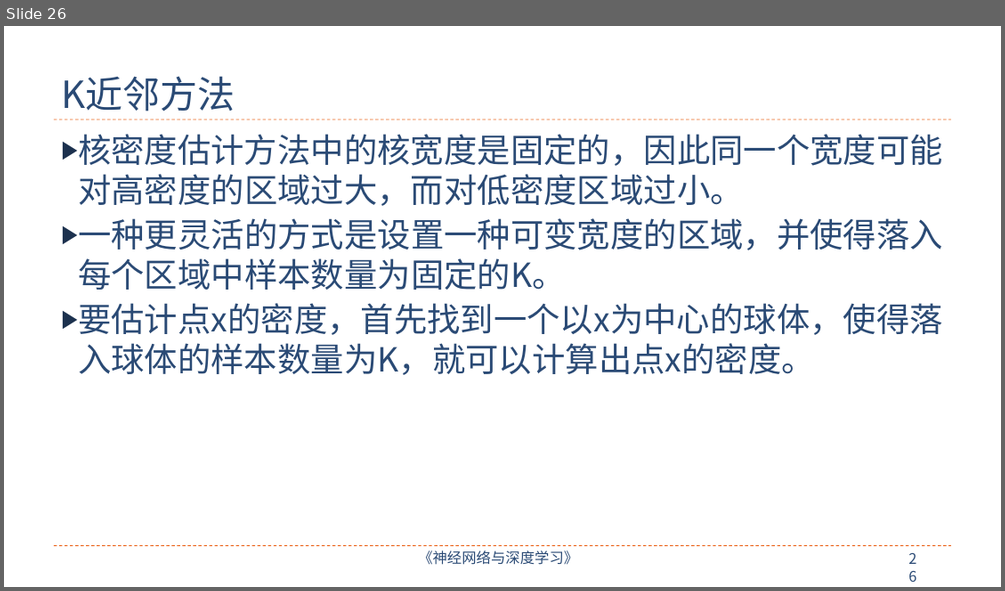
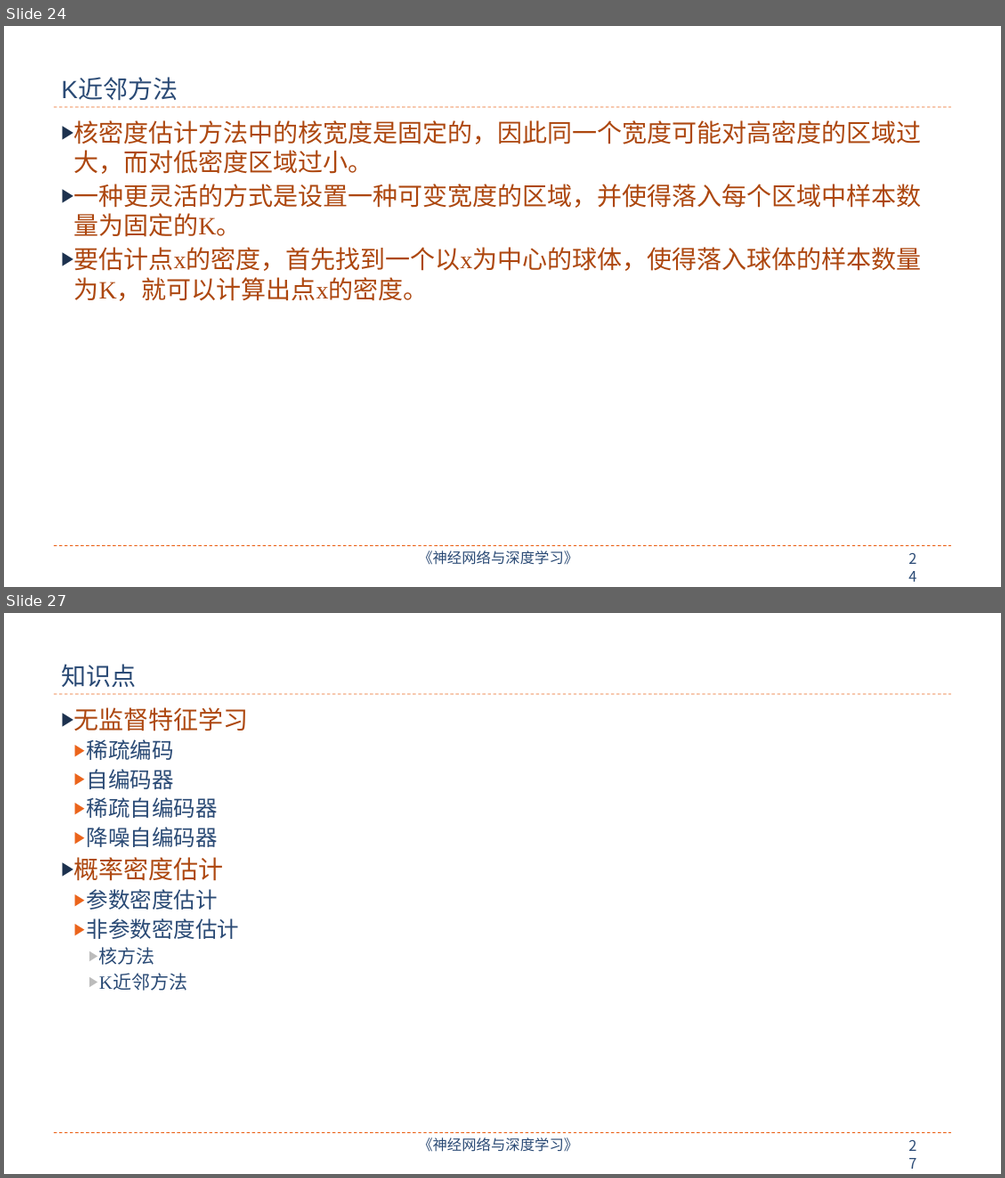
Before and after one commit to nndl/nndl.github.io, a slide deck: ppt/chap-无监督学习.pptx. Shown one above the other, each under a label of ours: slide 26 before the commit, slides 24 and 27 after it; the slides between them are not shown. The pictures are 1005x591 and 1005x1178 pixels, drawn with LibreOffice and Linux fonts; fonts in the diff are those of the drawing. Boxes give left, top, right and bottom in pixels: in the first picture for what was removed or moved away, otherwise in the second. Text is boxed around its words. In the diff, an @@ line names an element or a change of style, - is before the commit and + after.

```diff
--- a/ppt/chap-无监督学习.pptx
+++ b/ppt/chap-无监督学习.pptx
@@ slide 27 added at box(4, 613, 1001, 1174), background #FFFFFF; not listed: 4 template elements that a slide beside it also shows @@
@@ title added at box(61, 664, 136, 687), 24 pt, text #2A4A75 @@
+知识点
@@ text added at box(74, 707, 249, 990), 21 pt, text #2A4A75 @@
+▶ 无监督特征学习
+  ▶ 稀疏编码
+  ▶ 自编码器
+  ▶ 稀疏自编码器
+  ▶ 降噪自编码器
+▶ 概率密度估计
+  ▶ 参数密度估计
+  ▶ 非参数密度估计
+    ▶ 核方法
+    ▶ K近邻方法
@@ what was slide 26 is now slide 24 @@
@@ slide 24 changed as well @@
@@ title "K近邻方法" at box(61, 79, 178, 100): size 36 to 24 pt, font Noto Sans CJK SC to Arial @@
@@ text "核密度估计方法中的核宽度是固定的，因此同一个宽度可能对高密度的区域过大，而对低密度区域过小。": place and size @@
-text "核密度估计方法中的核宽度是固定的，因此同一个宽度可能对高密度的区域过大，而对低密度区域过小。" at box(78, 134, 943, 375)
+text "核密度估计方法中的核宽度是固定的，因此同一个宽度可能对高密度的区域过大，而对低密度区域过小。" at box(74, 120, 922, 301)
@@ text "核密度估计方法中的核宽度是固定的，因此同一个宽度可能对高密度的区域过大，而对低密度区域过小。" at box(74, 120, 922, 301): size 32 to 24 pt, font Noto Sans CJK SC to Times New Roman, text colour #2A4A75 to #AD470F; indent changed; less space between paragraphs @@
@@ line moved from (54, 119) - (952, 119) to (54, 107) - (952, 107) @@
@@ page number at box(901, 547, 932, 572): text changed @@
-26
+24
```
Also in this commit, not shown: 20 other slides changed, 6 other slides added, 6 slides removed, 1 other file.
